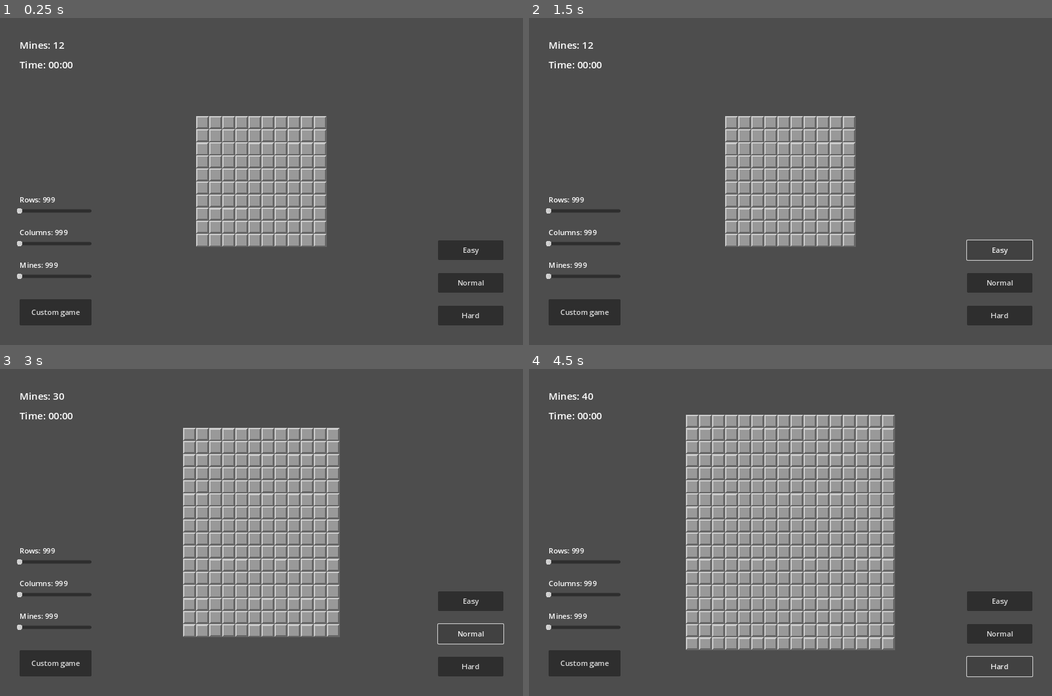
Above: before the commit, frames 1-4 (two rows, left to right).
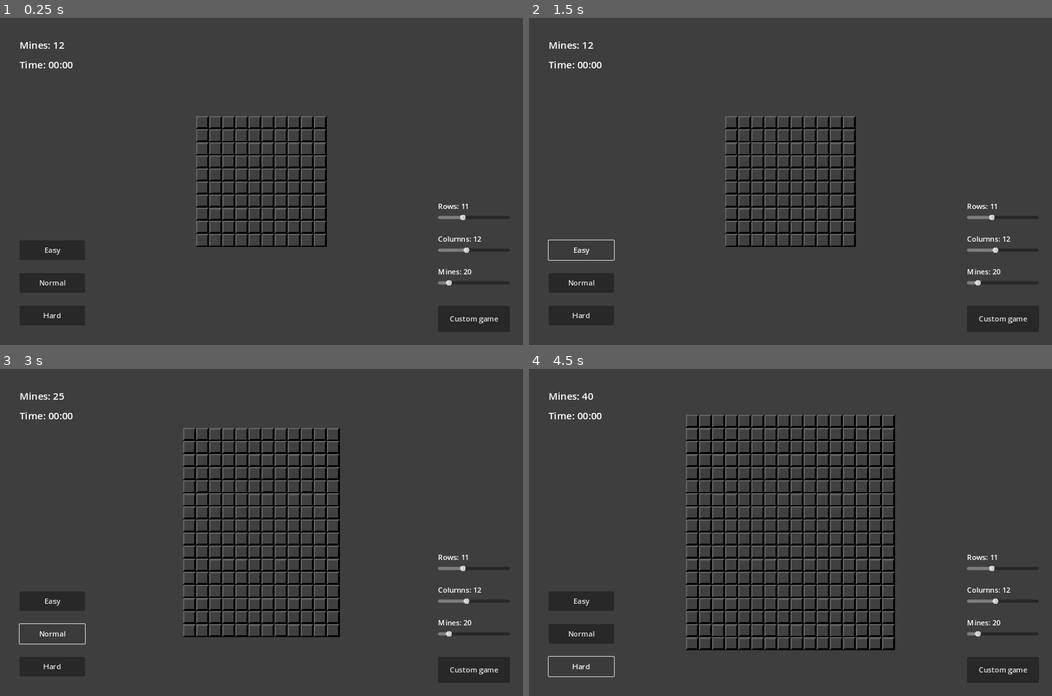
Above: after the commit, the same moments.

Repository: Awfyboy/Minesweeper
Game: Godot game, scene res://scenes/game.tscn
Two runs of this game, one before a commit and one after it. Both use one fixed random seed, a clock stepped at 60 frames per second and the inputs below.
Inputs:
- Up to frame 1 (0.25 s): no input
- Up to frame 2 (1.5 s): click "Custom game" at 0.5 s; click "Easy" at 1.25 s
- Up to frame 3 (3 s): click "Easy" at 2 s; click "Normal" at 2.75 s
- Up to frame 4 (4.5 s): click "Normal" at 3.5 s; click "Hard" at 4.25 s

The runs differ from the first frame. In frame 1, 12% of the frame differs, in the area x 3-98%, y 30-96%; in frame 2, 12%; in frame 3, 21%; in frame 4, 32%, in the area x 3-98%, y 14-96%.

Commit message:
allow custom games and other difficulty settings

Diff:
--- a/scenes/game.tscn
+++ b/scenes/game.tscn
@@ -1,7 +1,6 @@
-[gd_scene load_steps=6 format=3 uid="uid://6buicxxj4a1p"]
+[gd_scene load_steps=5 format=3 uid="uid://6buicxxj4a1p"]
 
 [ext_resource type="Script" path="res://scripts/game.gd" id="1_m35v1"]
-[ext_resource type="Texture2D" uid="uid://bhmw0xln525oi" path="res://sprites/grid_helper.png" id="2_njgpx"]
 
 [sub_resource type="LabelSettings" id="LabelSettings_xgd6b"]
 font_size = 24
@@ -18,16 +17,13 @@
 total_columns = 16
 total_mines = 40
 
-[node name="GridHelper" type="TextureRect" parent="."]
-visible = false
-modulate = Color(1, 1, 1, 0.627451)
-z_index = 1
+[node name="ColorRect" type="ColorRect" parent="."]
 anchors_preset = 15
 anchor_right = 1.0
 anchor_bottom = 1.0
 grow_horizontal = 2
 grow_vertical = 2
-texture = ExtResource("2_njgpx")
+color = Color(0.242188, 0.242188, 0.242188, 1)
 
 [node name="Control" type="Control" parent="."]
 z_index = 2
@@ -40,9 +36,9 @@
 
 [node name="Easy" type="Button" parent="Control"]
 layout_mode = 0
-offset_left = 1072.0
+offset_left = 48.0
 offset_top = 544.0
-offset_right = 1232.0
+offset_right = 208.0
 offset_bottom = 592.0
 focus_mode = 1
 theme_override_font_sizes/font_size = 18
@@ -50,9 +46,9 @@
 
 [node name="Normal" type="Button" parent="Control"]
 layout_mode = 0
-offset_left = 1072.0
+offset_left = 48.0
 offset_top = 624.0
-offset_right = 1232.0
+offset_right = 208.0
 offset_bottom = 672.0
 focus_mode = 1
 theme_override_font_sizes/font_size = 18
@@ -60,20 +56,20 @@
 
 [node name="Hard" type="Button" parent="Control"]
 layout_mode = 0
-offset_left = 1072.0
+offset_left = 48.0
 offset_top = 704.0
-offset_right = 1232.0
+offset_right = 208.0
 offset_bottom = 752.0
 focus_mode = 1
 theme_override_font_sizes/font_size = 18
 text = "Hard"
 
-[node name="Hard2" type="Button" parent="Control"]
+[node name="CustomGame" type="Button" parent="Control"]
 layout_mode = 0
-offset_left = 48.0
-offset_top = 688.0
-offset_right = 224.0
-offset_bottom = 752.0
+offset_left = 1072.0
+offset_top = 704.0
+offset_right = 1248.0
+offset_bottom = 768.0
 focus_mode = 1
 theme_override_font_sizes/font_size = 18
 text = "Custom game"
@@ -107,61 +103,61 @@
 
 [node name="RowCounter" type="Label" parent="Control"]
 layout_mode = 0
-offset_left = 48.0
-offset_top = 432.0
-offset_right = 224.0
-offset_bottom = 466.0
+offset_left = 1072.0
+offset_top = 448.0
+offset_right = 1248.0
+offset_bottom = 482.0
 text = "Rows: 999"
 label_settings = SubResource("LabelSettings_b1gra")
 
 [node name="ColumnCounter" type="Label" parent="Control"]
 layout_mode = 0
-offset_left = 48.0
-offset_top = 512.0
-offset_right = 224.0
-offset_bottom = 546.0
+offset_left = 1072.0
+offset_top = 528.0
+offset_right = 1248.0
+offset_bottom = 562.0
 text = "Columns: 999"
 label_settings = SubResource("LabelSettings_b1gra")
 
 [node name="MineCounter2" type="Label" parent="Control"]
 layout_mode = 0
-offset_left = 48.0
-offset_top = 592.0
-offset_right = 224.0
-offset_bottom = 626.0
+offset_left = 1072.0
+offset_top = 608.0
+offset_right = 1248.0
+offset_bottom = 642.0
 text = "Mines: 999"
 label_settings = SubResource("LabelSettings_b1gra")
 
 [node name="RowSlider" type="HSlider" parent="Control"]
 layout_mode = 0
-offset_left = 48.0
-offset_top = 464.0
-offset_right = 224.0
-offset_bottom = 480.0
+offset_left = 1072.0
+offset_top = 480.0
+offset_right = 1248.0
+offset_bottom = 496.0
 theme_override_constants/center_grabber = -1
 min_value = 4.0
-max_value = 30.0
+max_value = 24.0
 value = 4.0
 scrollable = false
 
 [node name="ColumnSlider" type="HSlider" parent="Control"]
 layout_mode = 0
-offset_left = 48.0
-offset_top = 544.0
-offset_right = 224.0
-offset_bottom = 560.0
+offset_left = 1072.0
+offset_top = 560.0
+offset_right = 1248.0
+offset_bottom = 576.0
 theme_override_constants/center_grabber = -1
 min_value = 4.0
-max_value = 30.0
+max_value = 24.0
 value = 4.0
 scrollable = false
 
 [node name="MineSlider" type="HSlider" parent="Control"]
 layout_mode = 0
-offset_left = 48.0
-offset_top = 624.0
-offset_right = 224.0
-offset_bottom = 640.0
+offset_left = 1072.0
+offset_top = 640.0
+offset_right = 1248.0
+offset_bottom = 656.0
 theme_override_constants/center_grabber = -1
 min_value = 5.0
 value = 5.0
@@ -172,5 +168,8 @@
 [connection signal="pressed" from="Control/Easy" to="." method="_on_easy_pressed"]
 [connection signal="pressed" from="Control/Normal" to="." method="_on_normal_pressed"]
 [connection signal="pressed" from="Control/Hard" to="." method="_on_hard_pressed"]
-[connection signal="pressed" from="Control/Hard2" to="." method="_on_hard_pressed"]
+[connection signal="pressed" from="Control/CustomGame" to="." method="_on_custom_game_pressed"]
+[connection signal="value_changed" from="Control/RowSlider" to="." method="_on_row_slider_value_changed"]
+[connection signal="value_changed" from="Control/ColumnSlider" to="." method="_on_column_slider_value_changed"]
+[connection signal="value_changed" from="Control/MineSlider" to="." method="_on_mine_slider_value_changed"]
 [connection signal="timeout" from="Timer" to="." method="_on_timer_timeout"]
--- a/scripts/game.gd
+++ b/scripts/game.gd
@@ -24,6 +24,12 @@
 @onready var time_elapsed: Label = $Control/TimeElapsed
 @onready var message: Label = $Control/Message
 @onready var timer: Timer = $Timer
+@onready var row_counter: Label = $Control/RowCounter
+@onready var column_counter: Label = $Control/ColumnCounter
+@onready var mine_counter_2: Label = $Control/MineCounter2
+@onready var row_slider: HSlider = $Control/RowSlider
+@onready var column_slider: HSlider = $Control/ColumnSlider
+@onready var mine_slider: HSlider = $Control/MineSlider
 
 # game related values
 const TILE = preload("res://scenes/tile.tscn")
@@ -80,6 +86,21 @@
 # update mine counter
 func update_mine_counter() -> void:
 	mine_counter.text = "Mines: %s" % mine_guesses
+
+
+# update custom game's row counter
+func update_row_custom_counter(value: int) -> void:
+	row_counter.text = "Rows: %s" % value
+
+
+# update custom game's column counter
+func update_column_custom_counter(value: int) -> void:
+	column_counter.text = "Columns: %s" % value
+
+
+# update custom game's row counter
+func update_mine_custom_counter(value: int) -> void:
+	mine_counter_2.text = "Mines: %s" % value
 
 
 # clear the grid and create new game
@@ -138,7 +159,7 @@
 	var grid_copy = grid.duplicate(true)
 	grid_copy.shuffle()
 
-	## remove the first tile and nearby tiles clicked from the grid_copy
+	## remove the first tile clicked and its nearby tiles from the grid_copy
 	## these tiles won't be selected as mines
 	if is_first_click:
 		first_tile.state = states.SAFE
@@ -149,7 +170,7 @@
 			grid_copy.erase(nearby_tile)
 
 	## prevent mine count from being greater than the maximum tiles or less than 0
-	## there should at least be nine tiles that is safe, so max is total tiles - 9
+	## there should at least be nine tiles that are not mines, so max is total tiles - 9
 	var mine_count: int = clamp(mines, 0, (rows * columns) - 9)
 
 	## assign some tiles as mines
@@ -323,6 +344,14 @@
 	## connect to tile pressed signal from the SignalBus
 	SignalBus.tile_pressed.connect(on_tile_pressed)
 
+	## set custom game sliders to some default values
+	row_slider.value = 11
+	column_slider.value = 12
+	mine_slider.value = 20
+	update_row_custom_counter(row_slider.value)
+	update_column_custom_counter(column_slider.value)
+	update_mine_custom_counter(mine_slider.value)
+
 	## start a new easy game
 	_on_easy_pressed()
 
@@ -391,7 +420,7 @@
 func _on_normal_pressed() -> void:
 	total_rows = 16
 	total_columns = 12
-	total_mines = 30
+	total_mines = 25
 	generate_tiles(total_rows, total_columns, total_mines)
 
 
@@ -400,3 +429,22 @@
 	total_columns = 16
 	total_mines = 40
 	generate_tiles(total_rows, total_columns, total_mines)
+
+
+func _on_custom_game_pressed() -> void:
+	total_rows = row_slider.value
+	total_columns = column_slider.value
+	total_mines = mine_slider.value
+	generate_tiles(total_rows, total_columns, total_mines)
+
+
+func _on_row_slider_value_changed(value: float) -> void:
+	update_row_custom_counter(value)
+
+
+func _on_column_slider_value_changed(value: float) -> void:
+	update_column_custom_counter(value)
+
+
+func _on_mine_slider_value_changed(value: float) -> void:
+	update_mine_custom_counter(value)
Binary file changed: sprites/1.png
Binary file changed: sprites/2.png
Binary file changed: sprites/3.png
Binary file changed: sprites/4.png
Binary file changed: sprites/5.png
Binary file changed: sprites/6.png
Binary file changed: sprites/7.png
Binary file changed: sprites/8.png
Binary file changed: sprites/flag.png
Binary file changed: sprites/hidden.png
Binary file changed: sprites/mine.png
Binary file changed: sprites/mine_selected.png
(and 1 more such lines)
